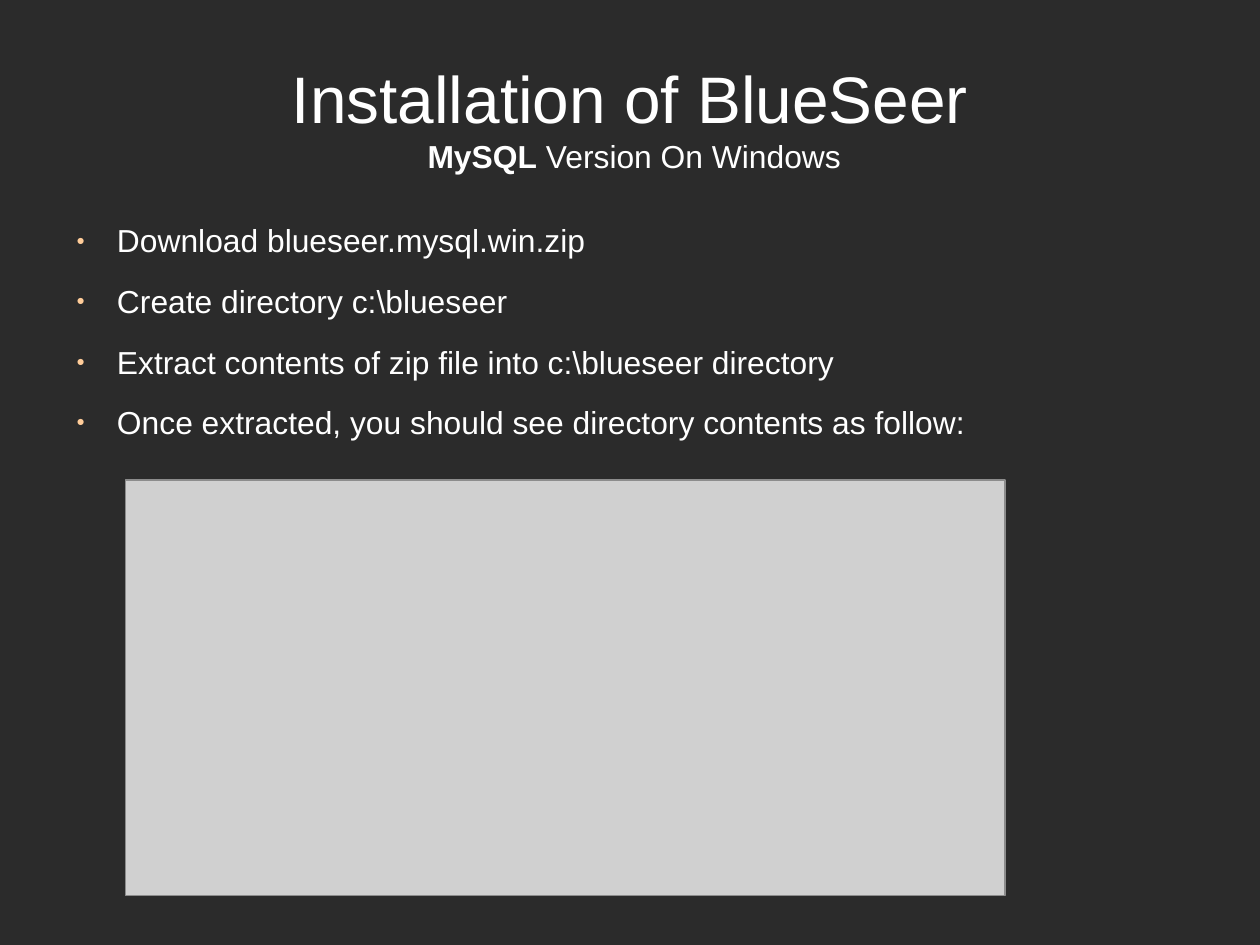
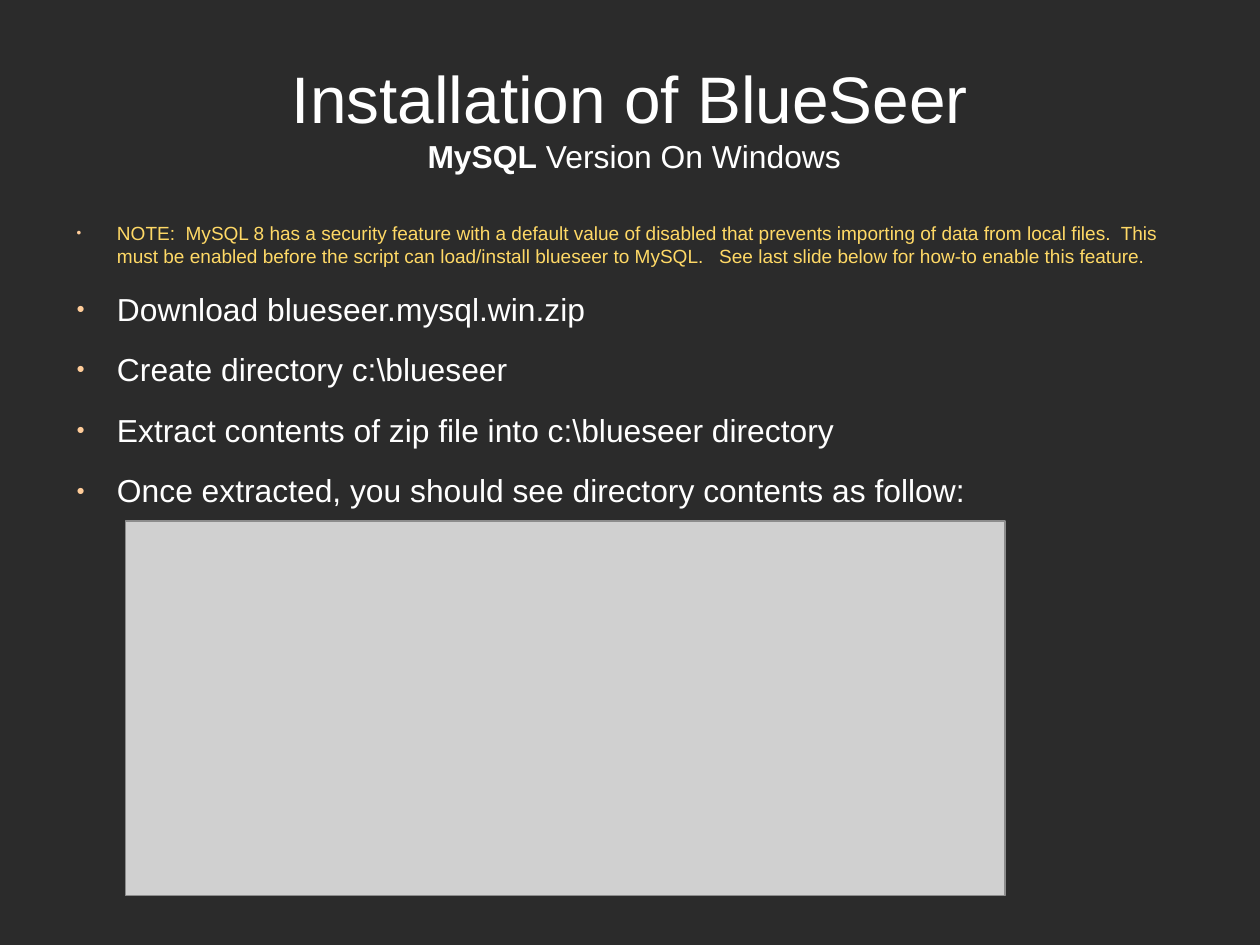
Before and after one commit to blueseerERP/blueseer, a slide deck: slide 5 of documentation/blueseer_install_instructions.odp. Drawn at 1260x945 pixels with LibreOffice and Linux fonts; fonts in the diff are those of the drawing; grey boxes stand for pictures; background and template pictures are left out; a plain dark background stands for a picture behind light text. Boxes give left, top, right and bottom in pixels: in the first picture for what was removed or moved away, otherwise in the second. Text is boxed around its words. In the diff, an @@ line names an element or a change of style, - is before the commit and + after.

```diff
--- a/documentation/blueseer_install_instructions.odp
+++ b/documentation/blueseer_install_instructions.odp
@@ text at (117,226,1157,267): paragraph added @@
+● NOTE: MySQL 8 has a security feature with a default value of disabled that prevents importing of data from local files. This must be enabled before the script can load/install blueseer to MySQL. See last slide below for how-to enable this feature.
@@ text at (117,298,965,508): indent changed @@
@@ picture: place and size @@
-picture at (126,480,1005,896)
+picture at (126,521,1005,896)
```
Also in this commit, not shown: 8 other slides changed, 1 slide added, 14 other files.
